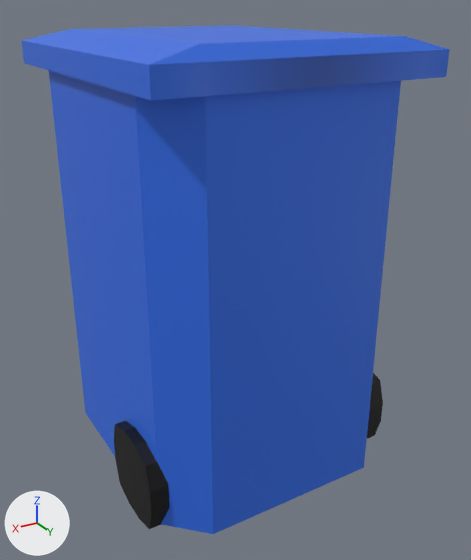
The FBX model Assets/Models/Environment/bluebin.fbx as it was, and as the next commit left it.
Both versions are drawn from a camera (50 mm lens) standing at (0.852, 1.405, 1.244) and looking at (-0.031, -0.068, 0.508). The axes (+X, +Y, +Z) are drawn at lower left. The lights are the same throughout. Where no turn or scale is listed for an object, it has been applied to the vertices.

Script lines for the objects in view, before the commit:
```python
mat_blue = principled_material('blue')
mat_blue.base_color = (0.0314, 0.155, 0.8)  # blue #326ee7
me_cube_002 = bpy.data.meshes.new('Cube.002')
me_cube_002.from_pydata(...)  # 98 vertices, 81 faces; spans x -0.38..0.38, y -0.55..0.31, z -0.25..0.94
# faces by material slot: [42, 39]
me_cube_002.materials.append(mat_black)  # black #000000
me_cube_002.materials.append(mat_blue)  # blue #326ee7
ob_bin = bpy.data.objects.new('bin', me_cube_002)
ob_bin.location = (0.0, 0.0, 0.23)
```
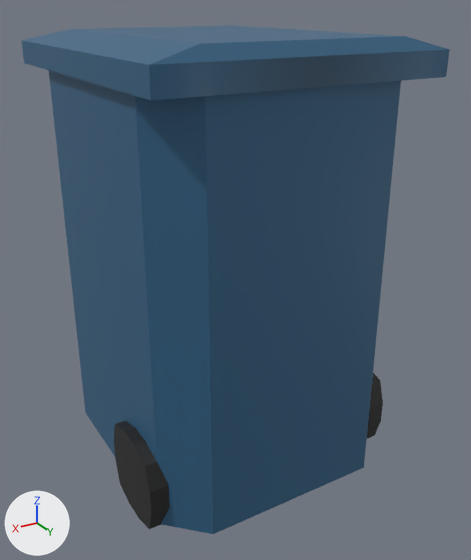
Patch to the scene script:
```diff
--- a/Assets/Models/Environment/bluebin.fbx.py
+++ b/Assets/Models/Environment/bluebin.fbx.py
@@ img_blue_png @@
+img_blue_png = load_image('Blue.png', '_unpacked/Blue.png', 128, 128, 'sRGB')
@@ mat_blue @@
 mat_blue = principled_material('blue')
-mat_blue.base_color = (0.0314, 0.155, 0.8)  # blue #326ee7
+mat_blue.texture = img_blue_png  # with its transparency
```

Location of each change, [x1, y1, x2, y2] in pixels of the pictures (471 x 560 px):
'bin', surface changed: [21, 25, 450, 534] in both
